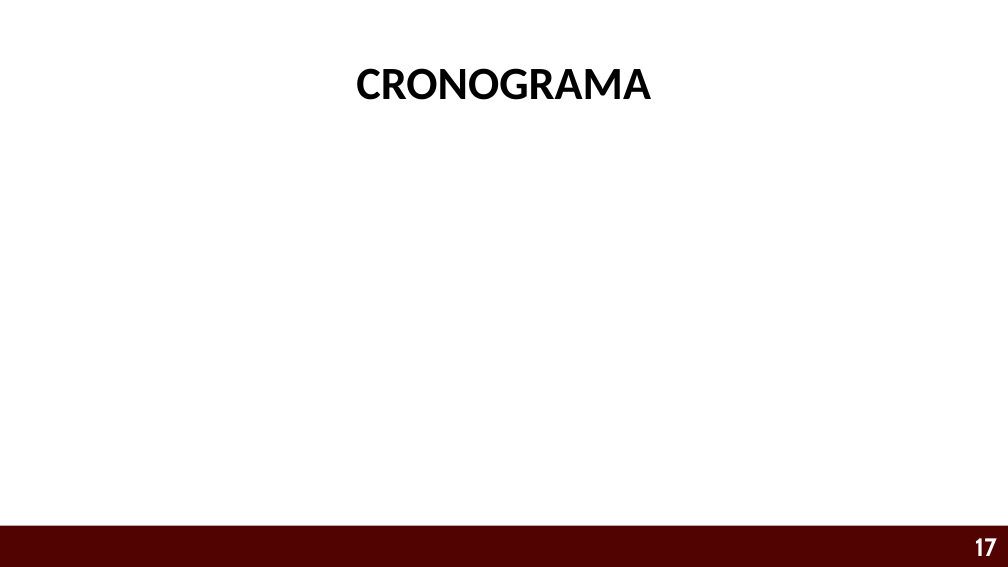
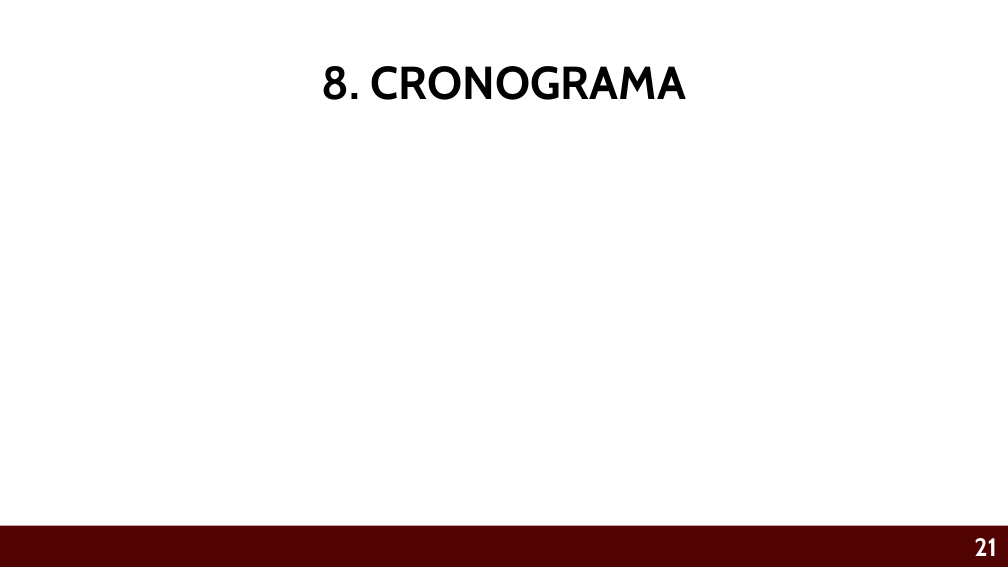
Before and after one commit to Eliud7720/Alzheimer---Anteproyecto, a slide deck: slide 21 of CRIBADO VIRTUAL INTELIGENTE PARA IDENTIFICAR INHIBIDORES MULTI-BLANCO ENFOCADOS AL TRATAMIENTO DE LA .pptx (slide 17 before the commit). Drawn at 1008x567 pixels with LibreOffice and Linux fonts; fonts in the diff are those of the drawing; background and template pictures are left out. Boxes give left, top, right and bottom in pixels: in the first picture for what was removed or moved away, otherwise in the second. Text is boxed around its words. In the diff, an @@ line names an element or a change of style, - is before the commit and + after.

```diff
--- a/CRIBADO VIRTUAL INTELIGENTE PARA IDENTIFICAR INHIBIDORES MULTI-BLANCO ENFOCADOS AL TRATAMIENTO DE LA .pptx
+++ b/CRIBADO VIRTUAL INTELIGENTE PARA IDENTIFICAR INHIBIDORES MULTI-BLANCO ENFOCADOS AL TRATAMIENTO DE LA .pptx
@@ title at box(321, 66, 686, 100): text changed; font Calibri to Cabin @@
-CRONOGRAMA
+8. CRONOGRAMA
@@ page number at box(974, 538, 997, 556): text changed @@
-17
+21
```
Also in this commit, not shown: 12 other slides changed, 8 slides added, 4 slides removed.
